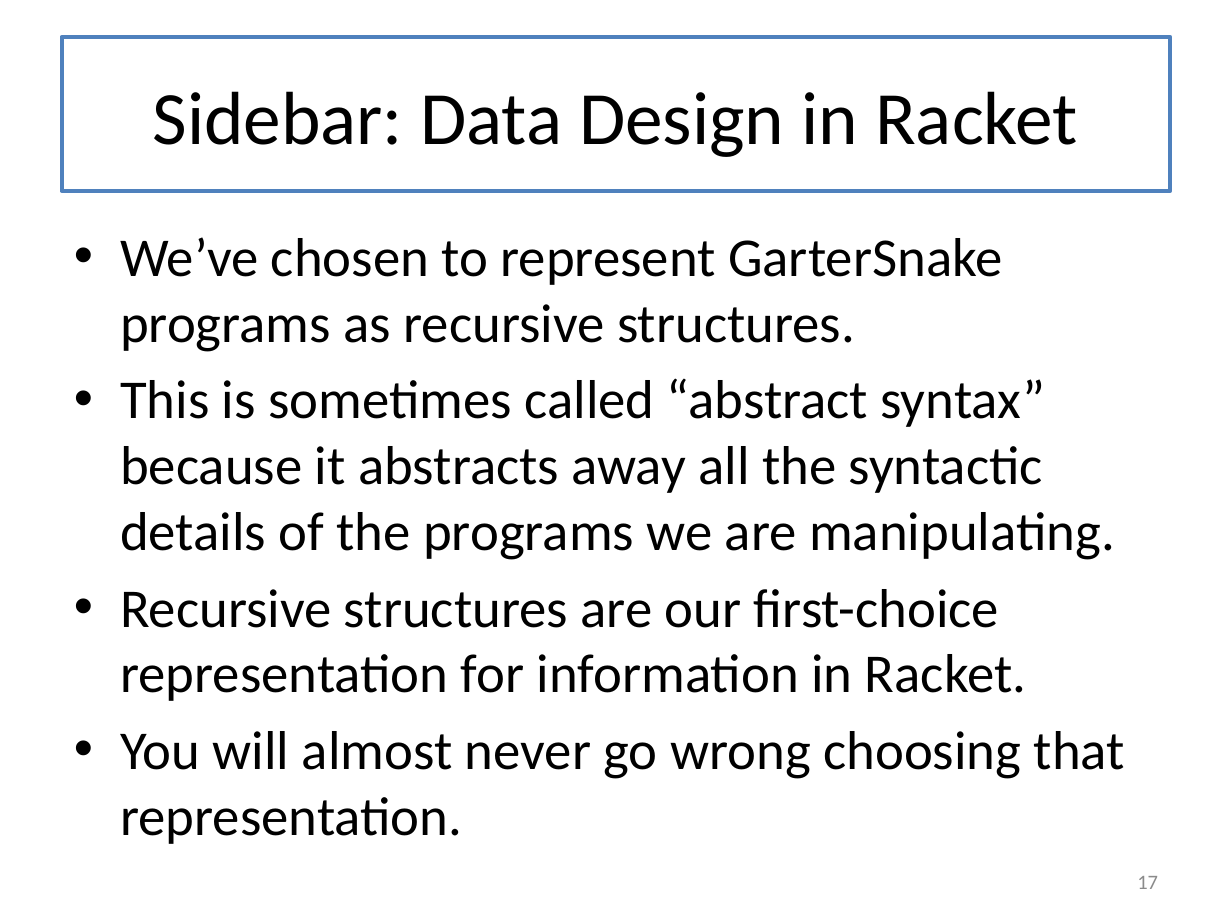
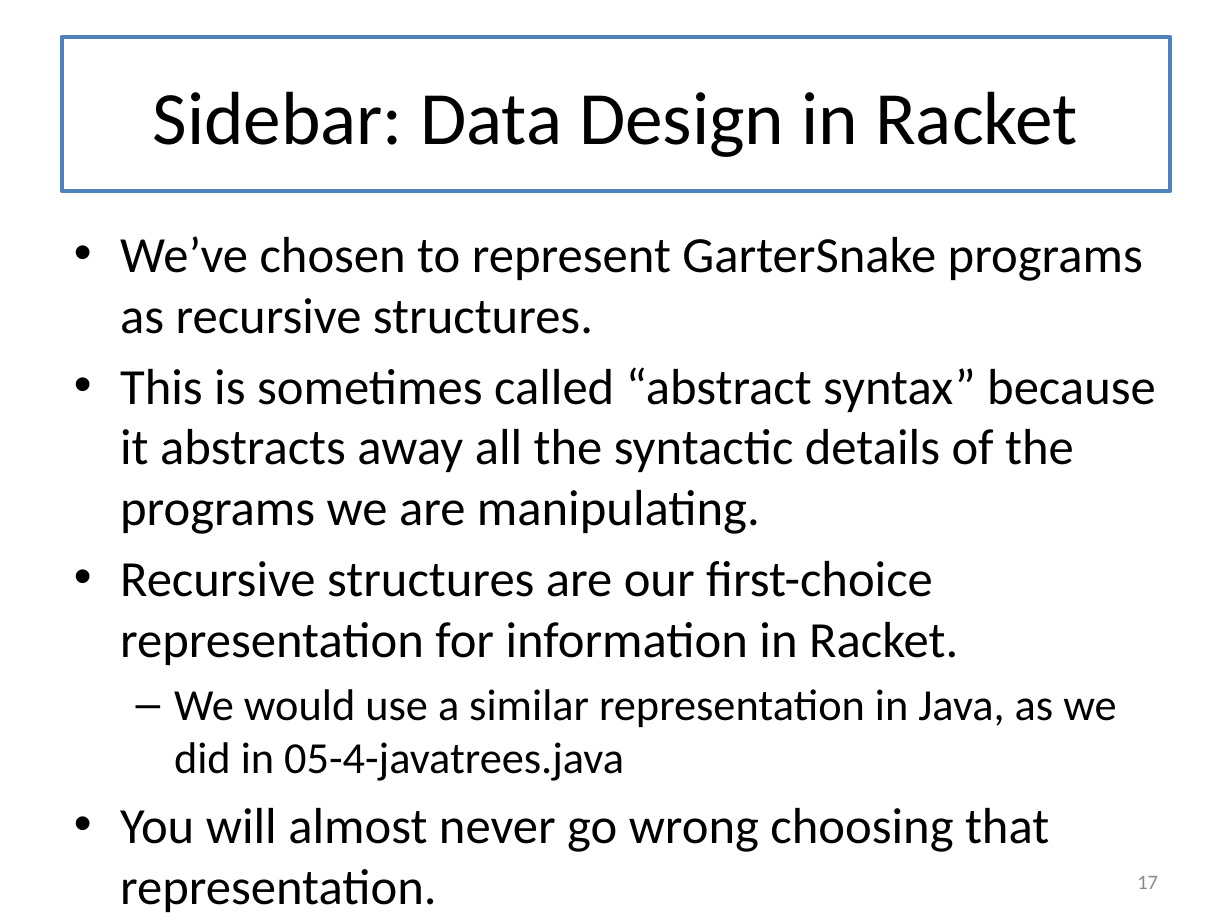
Before and after one commit to mwand/cs5010f17, a slide deck: slide 17 of Slides/Lesson 7.4 Case Study-- Undefined Variables.pptx. Drawn at 1232x924 pixels with LibreOffice and Linux fonts; fonts in the diff are those of the drawing. Boxes give left, top, right and bottom in pixels: in the first picture for what was removed or moved away, otherwise in the second. Text is boxed around its words. In the diff, an @@ line names an element or a change of style, - is before the commit and + after.

```diff
--- a/Slides/Lesson 7.4 Case Study-- Undefined Variables.pptx
+++ b/Slides/Lesson 7.4 Case Study-- Undefined Variables.pptx
@@ text at <box>120,236,1156,852</box>: size 32 to 29.6 pt in "We’ve chosen to represent GarterSnake programs as ...", "This is sometimes called “abstract syntax” because ...", "Recursive structures are our first-choice representation for ...", "You will almost never go wrong choosing ..." @@
@@ text at <box>174,689,1116,781</box>: paragraph added @@
+  – We would use a similar representation in Java, as we did in 05-4-javatrees.java
```
Also in this commit, not shown: 10 other slides changed, 1 other file.
